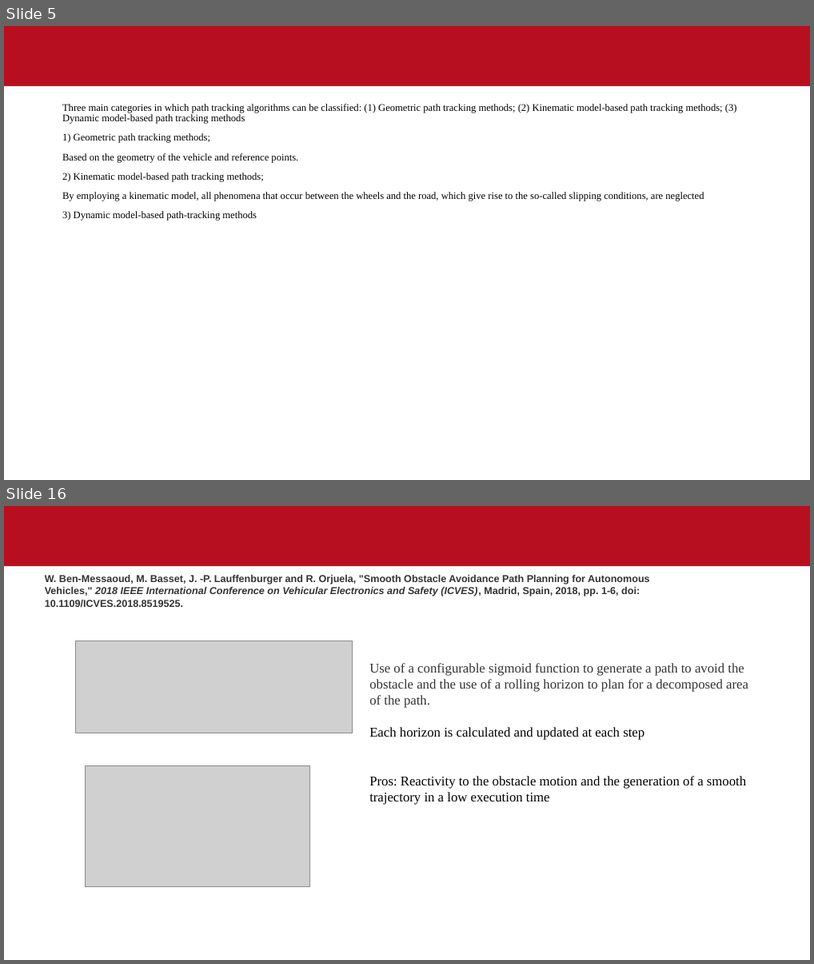
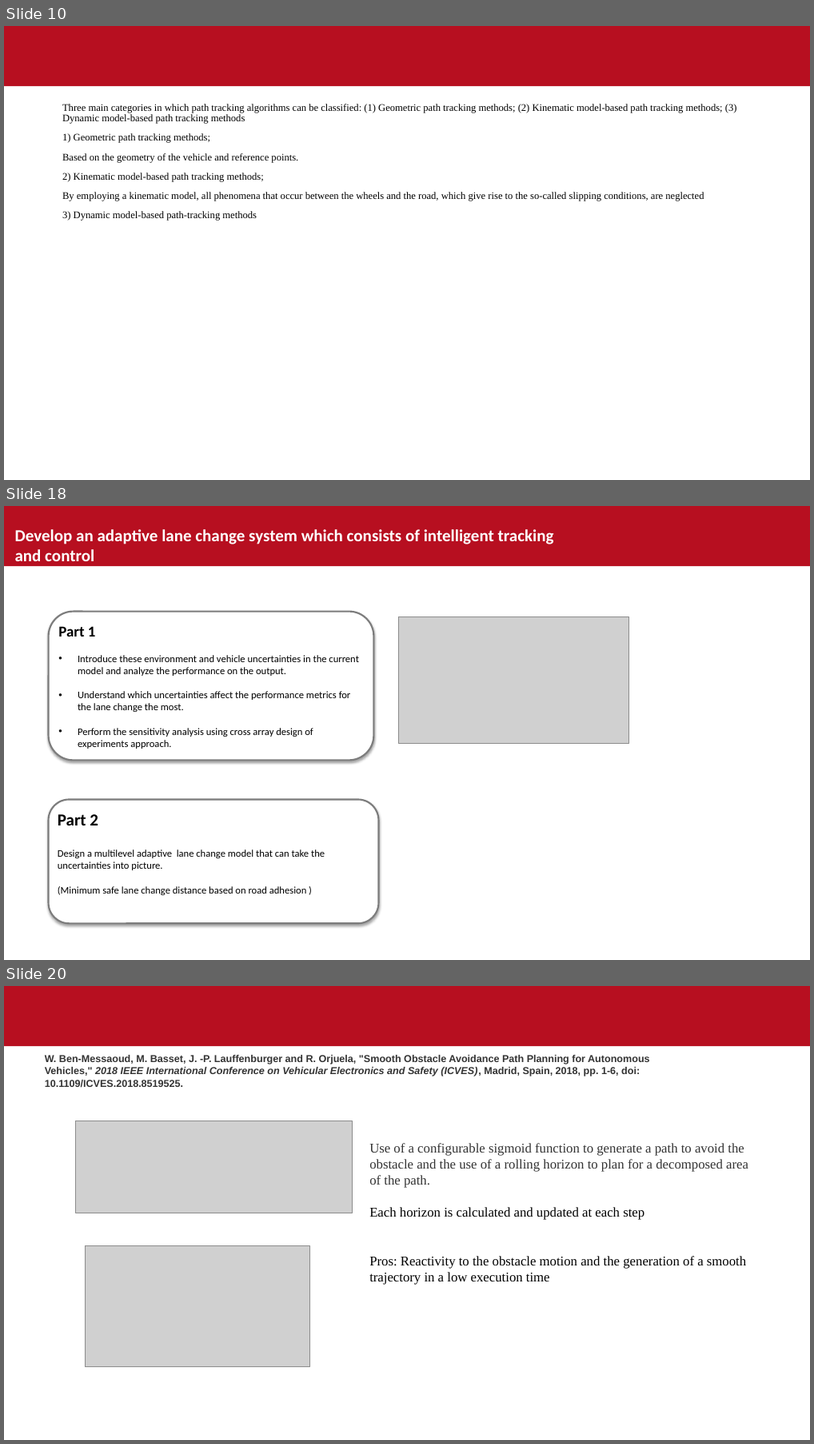
Before and after one commit to sandeepsulake96/Highway-motion-planning-using-artificial-potential-fields-with-environment-uncertainities, a slide deck: Thesis_outline.pptx. Shown one above the other, each under a label of ours: slides 5 and 16 before the commit, slides 10, 18 and 20 after it; the slides between them are not shown. The pictures are 814x964 and 814x1444 pixels, drawn with LibreOffice and Linux fonts; fonts in the diff are those of the drawing; grey boxes stand for pictures; background and template pictures are left out. Boxes give left, top, right and bottom in pixels: in the first picture for what was removed or moved away, otherwise in the second. Text is boxed around its words. In the diff, an @@ line names an element or a change of style, - is before the commit and + after.

```diff
--- a/Thesis_outline.pptx
+++ b/Thesis_outline.pptx
@@ slide 18 added at [4,506,810,960], background #FFFFFF; not listed: 1 template element that a slide beside it also shows @@
@@ text added at [15,529,554,567], 20 pt, text #FFFFFF, bold @@
+Develop an adaptive lane change system which consists of intelligent tracking
+and control
@@ rounded rectangle added at [49,612,374,760], fill #FFFFFF, outline #7C7C7C 2 pt, 12 pt, text #000000 @@
+Part 1
+• Introduce these environment and vehicle uncertainties in the current model and analyze the performance on the output.
+• Understand which uncertainties affect the performance metrics for the lane change the most.
+• Perform the sensitivity analysis using cross array design of experiments approach.
@@ picture added at [398,616,630,744] @@
@@ rounded rectangle added at [49,800,379,924], fill #FFFFFF, outline #7C7C7C 2 pt, 12 pt, text #000000 @@
+Part 2
+Design a multilevel adaptive lane change model that can take the uncertainties into picture.
+(Minimum safe lane change distance based on road adhesion )
@@ what was slide 5 is now slide 10 @@
@@ what was slide 16 is now slide 20 @@
```
Also in this commit, not shown: 6 slides changed, 6 other slides added, 3 slides removed.
